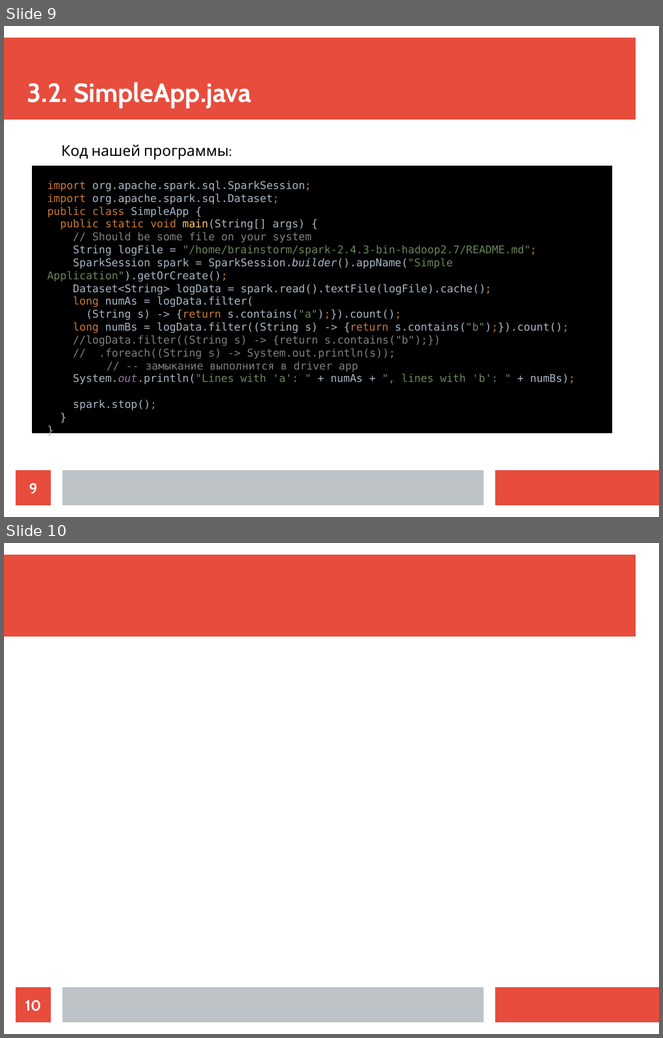
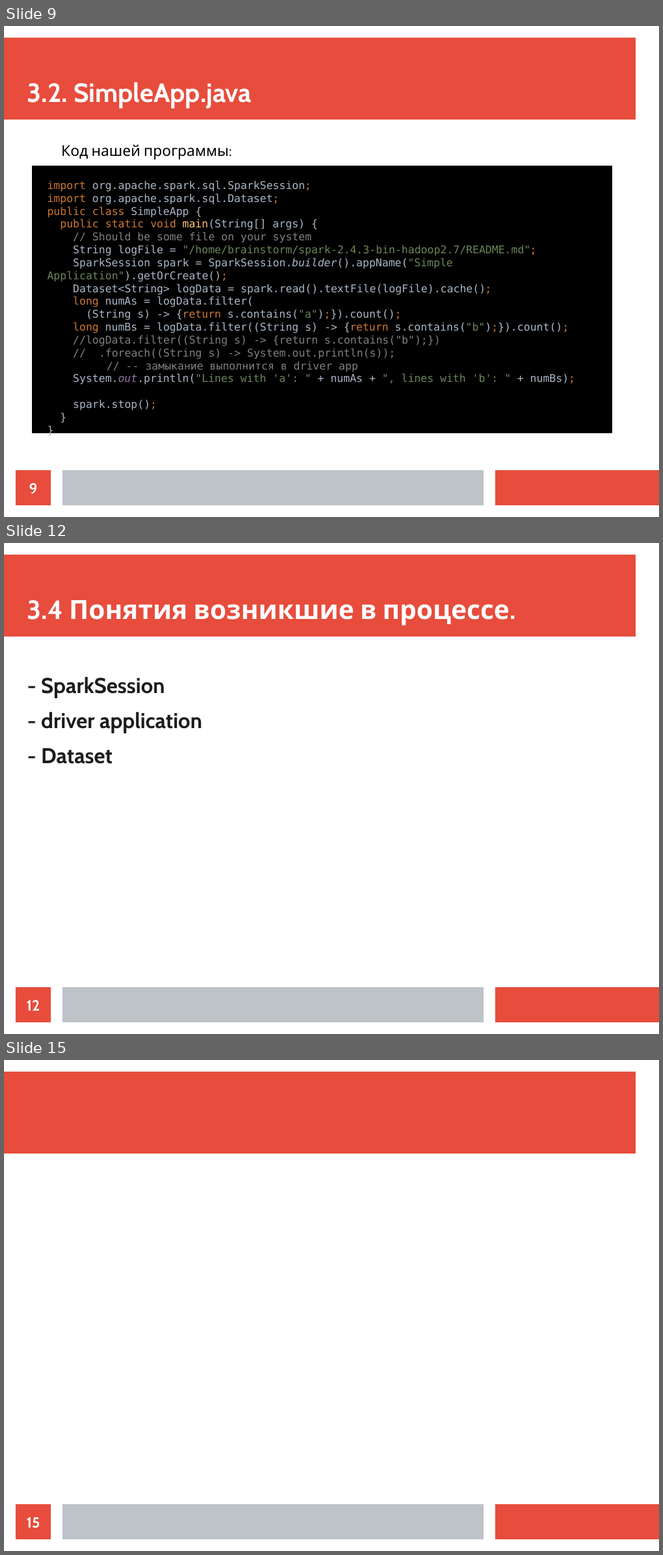
Before and after one commit to ilya1st/spark-samples, a slide deck: report_plan/report.odp. Shown one above the other, each under a label of ours: slides 9 and 10 before the commit, slides 9, 12 and 15 after it; the slides between them are not shown. The pictures are 663x1038 and 663x1555 pixels, drawn with LibreOffice and Linux fonts; fonts in the diff are those of the drawing. Boxes give left, top, right and bottom in pixels: in the first picture for what was removed or moved away, otherwise in the second. Text is boxed around its words. In the diff, an @@ line names an element or a change of style, - is before the commit and + after.

Commit message:
Dataset over

```diff
--- a/report_plan/report.odp
+++ b/report_plan/report.odp
@@ slide 12 added at box(4, 543, 659, 1034), background #FFFFFF; not listed: 3 template elements that a slide beside it also shows @@
@@ title added at box(27, 600, 510, 626), 32 pt, text #FFFFFF, bold @@
+3.4 Понятия возникшие в процессе.
@@ text added at box(41, 677, 202, 764), 26 pt, text #1C1C1C, bold @@
+- SparkSession
+- driver application
+- Dataset
@@ page number added at box(16, 988, 51, 1023), fill #E74C3C, 18 pt, text #FFFFFF, bold @@
+12
@@ what was slide 10 is now slide 15 @@
@@ page number at box(27, 1518, 40, 1529): text changed @@
-10
+15
```
Also in this commit, not shown: 10 other slides added.
